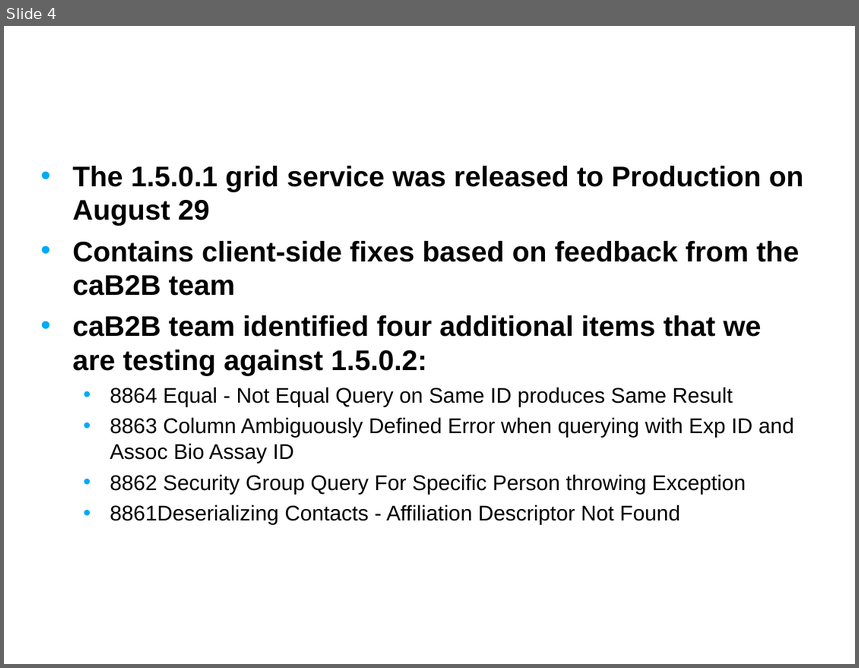
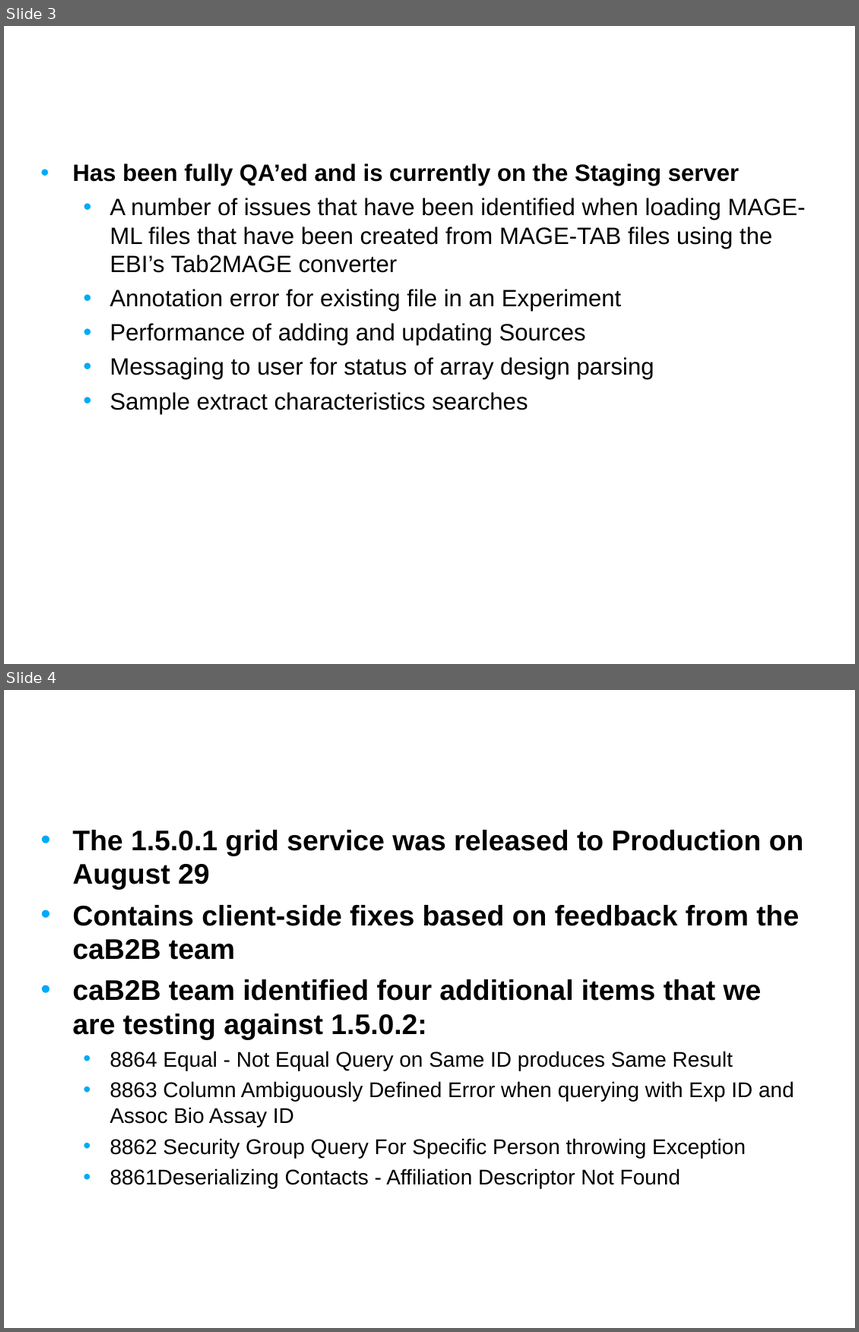
Before and after one commit to NCIP/caarray-docs, a slide deck: project_management/open_meetings/caArray User Community Meeting Oct17.ppt. Shown one above the other, each under a label of ours: slide 4 before the commit, slides 3 and 4 after it. The pictures are 859x668 and 859x1332 pixels, drawn with LibreOffice and Linux fonts; fonts in the diff are those of the drawing; background and template pictures are left out. Boxes give left, top, right and bottom in pixels: in the first picture for what was removed or moved away, otherwise in the second. Text is boxed around its words. In the diff, an @@ line names an element or a change of style, - is before the commit and + after.

```diff
--- a/project_management/open_meetings/caArray User Community Meeting Oct17.ppt
+++ b/project_management/open_meetings/caArray User Community Meeting Oct17.ppt
@@ slide 3 added at [4,26,855,664], background picture (left out) @@
@@ title added at [32,26,671,126], 24 pt, text #FFFFFF, bold @@
+caArray 1.6 – Maintenance release
@@ text added at [72,164,806,414], 20 pt, text #000000 @@
+• Has been fully QA’ed and is currently on the Staging server
+  • A number of issues that have been identified when loading MAGE-ML files that have been created from MAGE-TAB files using the EBI’s Tab2MAGE converter
+  • Annotation error for existing file in an Experiment
+  • Performance of adding and updating Sources
+  • Messaging to user for status of array design parsing
+  • Sample extract characteristics searches
```
Also in this commit, not shown: 1 slide changed, 1 slide removed.
